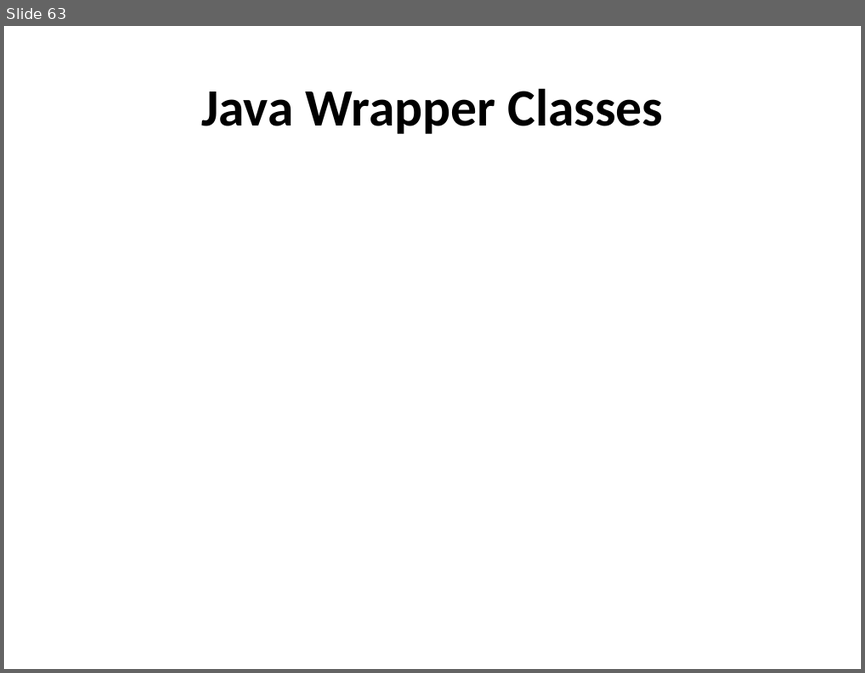
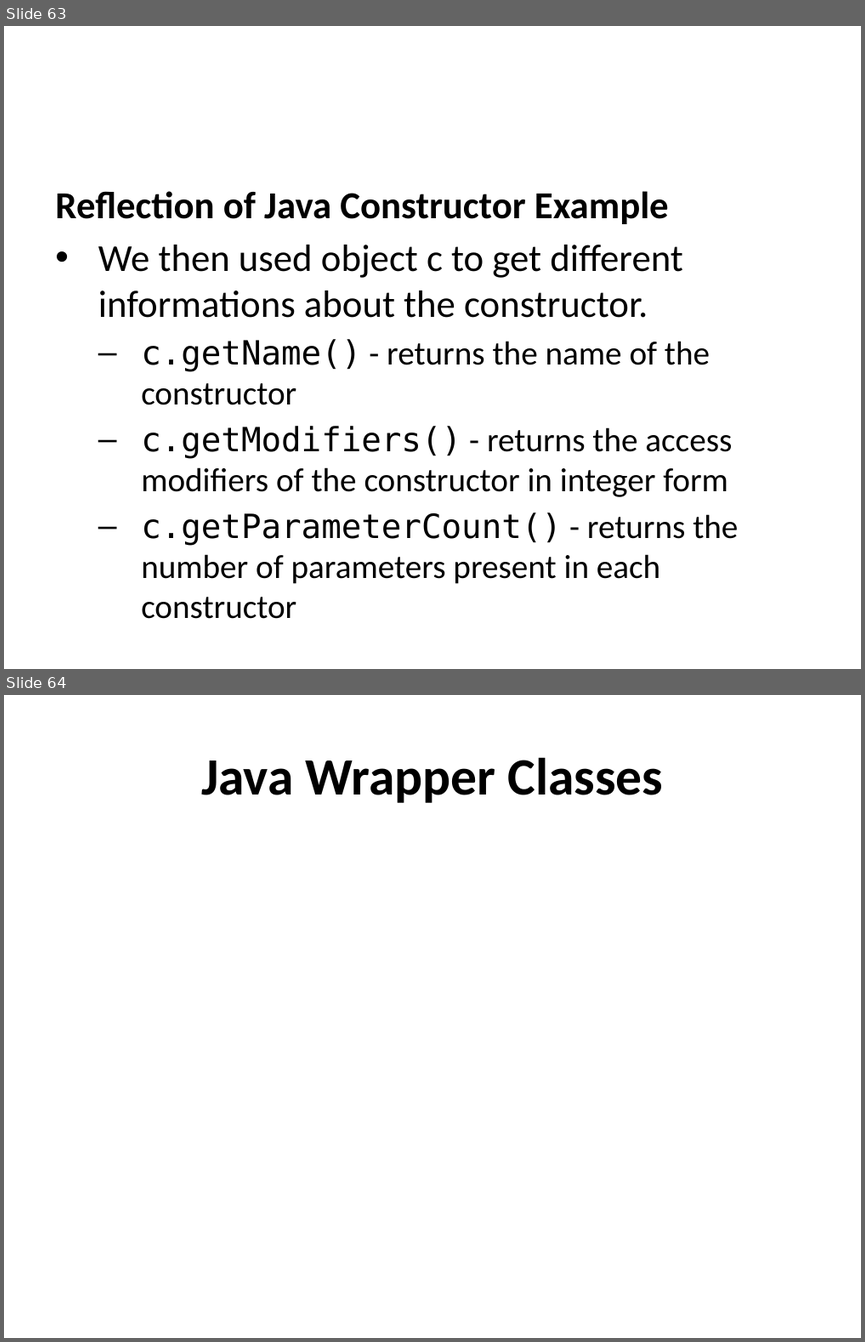
Before and after one commit to ucoruh/ce204-object-oriented-programming, a slide deck: docs/week-3/ce204-week-3.md_word.pptx. Shown one above the other, each under a label of ours: slide 63 before the commit, slides 63 and 64 after it. The pictures are 865x673 and 865x1342 pixels, drawn with LibreOffice and Linux fonts; fonts in the diff are those of the drawing. Boxes give left, top, right and bottom in pixels: in the first picture for what was removed or moved away, otherwise in the second. Text is boxed around its words. In the diff, an @@ line names an element or a change of style, - is before the commit and + after.

```diff
--- a/docs/week-3/ce204-week-3.md_word.pptx
+++ b/docs/week-3/ce204-week-3.md_word.pptx
@@ slide 63 added at <box>4,26,861,669</box>, background #FFFFFF @@
@@ text added at <box>55,191,738,584</box>, 28 pt, text #000000 @@
+Reflection of Java Constructor Example
+• We then used object c to get different informations about the constructor.
+  – c.getName() - returns the name of the constructor
+  – c.getModifiers() - returns the access modifiers of the constructor in integer form
+  – c.getParameterCount() - returns the number of parameters present in each constructor
@@ what was slide 63 is now slide 64 @@
```
Also in this commit, not shown: 5 slides changed, 2 other slides added, 5 other files.
